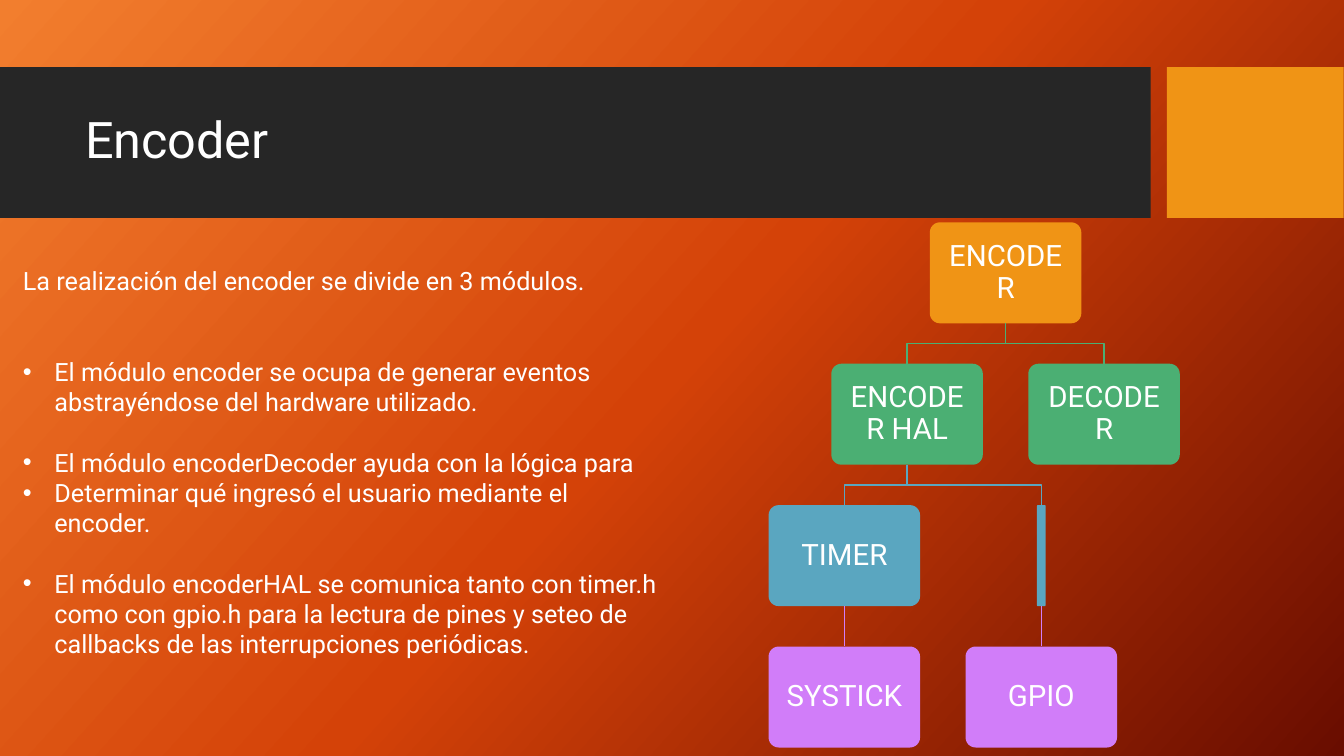
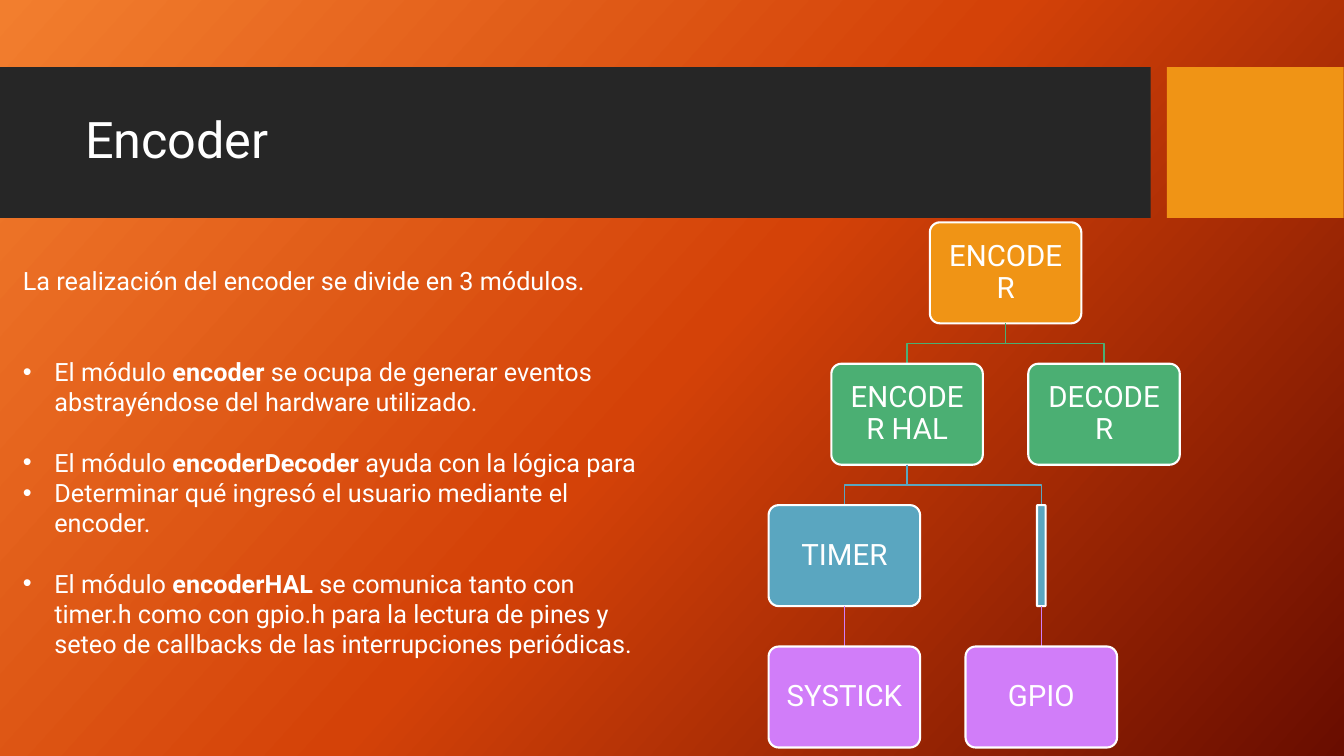
Before and after one commit to mlarroque/TP1-LABmicros, a slide deck: slide 9 of Control de Acceso.pptx. Drawn at 1344x756 pixels with LibreOffice and Linux fonts; fonts in the diff are those of the drawing; background and template pictures are left out. Boxes give left, top, right and bottom in pixels: in the first picture for what was removed or moved away, otherwise in the second. Text is boxed around its words. In the diff, an @@ line names an element or a change of style, - is before the commit and + after.

Commit message:
ppt encoder terminado?

```diff
--- a/Control de Acceso.pptx
+++ b/Control de Acceso.pptx
@@ text at [54, 362, 636, 658]: bold on in "encoder", "encoderDecoder", "encoderHAL" @@
@@ outline none to #FFFFFF 1.5 pt in 7 elements at [930, 223, 1081, 324], [832, 364, 983, 465], [769, 505, 921, 606], [769, 646, 921, 747], [1037, 505, 1047, 606], [966, 646, 1117, 747], [1028, 364, 1180, 465] @@
```
Also in this commit, not shown: 1 other slide changed, 1 slide added, 2 other files.
